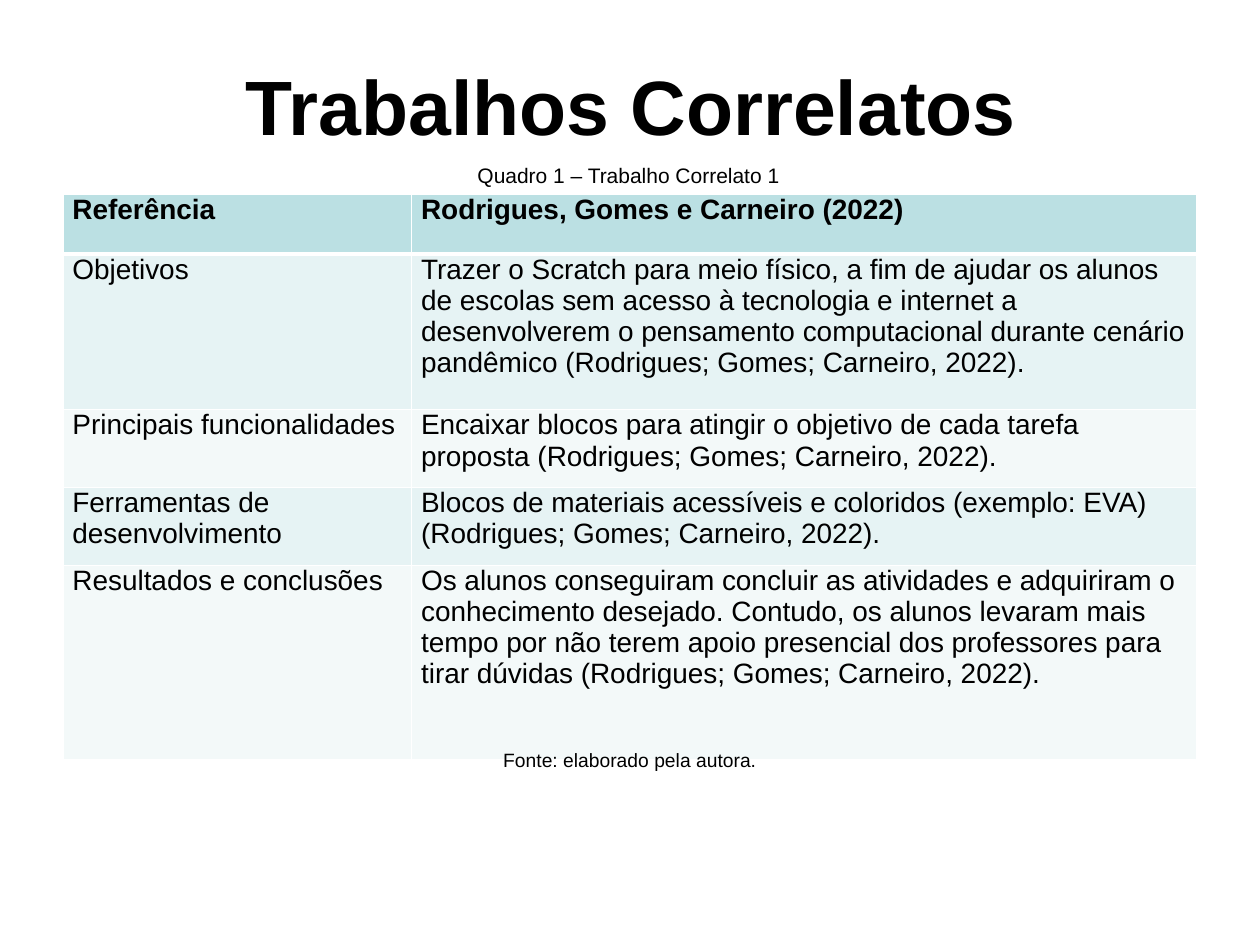
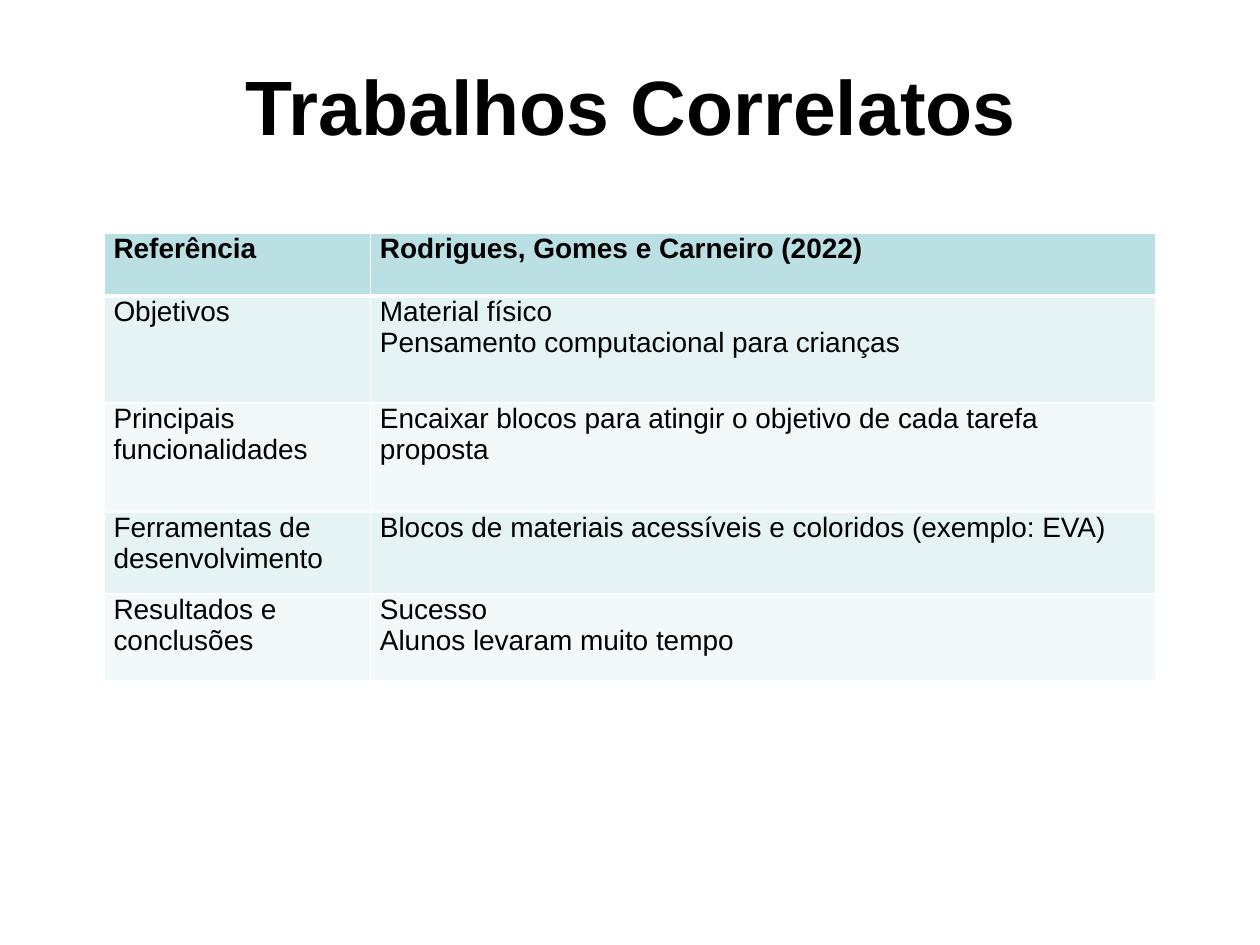
Before and after one commit to PanicAThePython/tcc_NataliaSensWeise, a slide deck: slide 6 of Slides_NataliaSensWeise.pptx (slide 7 before the commit). Drawn at 1260x945 pixels with LibreOffice and Linux fonts; fonts in the diff are those of the drawing; background and template pictures are left out. Boxes give left, top, right and bottom in pixels: in the first picture for what was removed or moved away, otherwise in the second. Text is boxed around its words. In the diff, an @@ line names an element or a change of style, - is before the commit and + after.

```diff
--- a/Slides_NataliaSensWeise.pptx
+++ b/Slides_NataliaSensWeise.pptx
@@ text removed at [477, 167, 780, 187] @@
-Quadro 1 – Trabalho Correlato 1
@@ table at [105, 234, 1155, 682] @@
-row 2, column 2: Trazer o Scratch para meio físico, a fim de ajudar os alunos de escolas sem acesso à tecnologia e internet a desenvolverem o pensamento computacional durante cenário pandêmico (Rodrigues; Gomes; Carneiro, 2022).
+row 2, column 2: Material físico / Pensamento computacional para crianças
-row 3, column 2: Encaixar blocos para atingir o objetivo de cada tarefa proposta (Rodrigues; Gomes; Carneiro, 2022).
+row 3, column 2: Encaixar blocos para atingir o objetivo de cada tarefa proposta
-row 4, column 2: Blocos de materiais acessíveis e coloridos (exemplo: EVA) (Rodrigues; Gomes; Carneiro, 2022).
+row 4, column 2: Blocos de materiais acessíveis e coloridos (exemplo: EVA)
-row 5, column 2: Os alunos conseguiram concluir as atividades e adquiriram o conhecimento desejado. Contudo, os alunos levaram mais tempo por não terem apoio presencial dos professores para tirar dúvidas (Rodrigues; Gomes; Carneiro, 2022).
+row 5, column 2: Sucesso / Alunos levaram muito tempo
@@ table: place and size @@
-table at [63, 195, 1197, 761]
+table at [105, 234, 1155, 682]
@@ text removed at [503, 753, 756, 771] @@
-Fonte: elaborado pela autora.
```
Also in this commit, not shown: 30 other slides changed, 2 slides removed, 2 other files.
